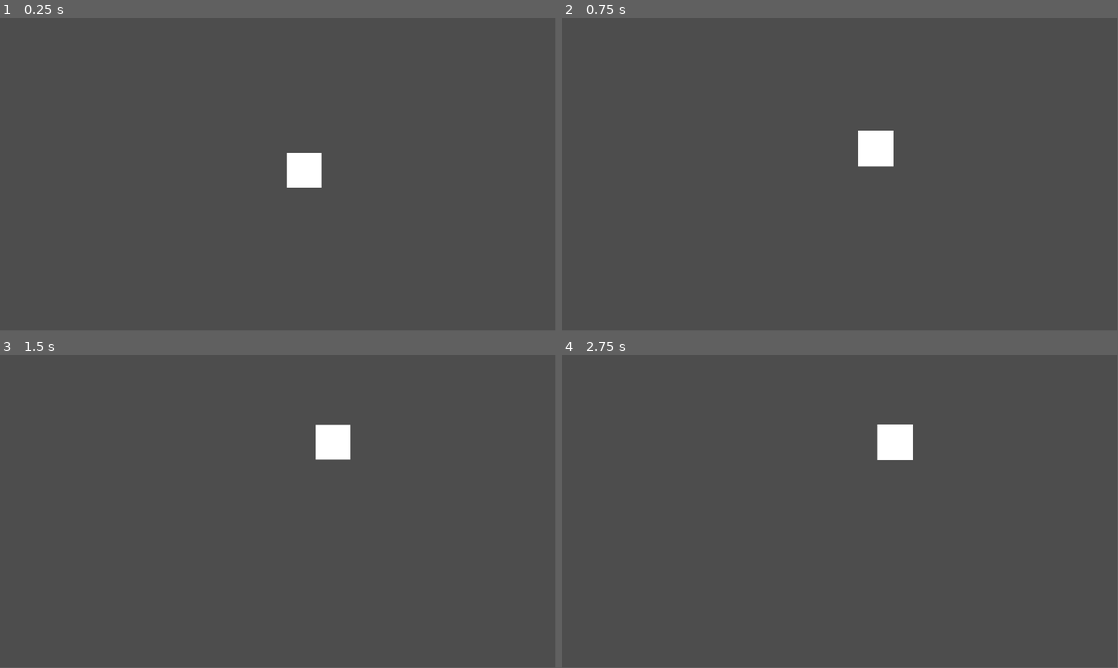
Above: before the commit, frames 1-4 (two rows, left to right).
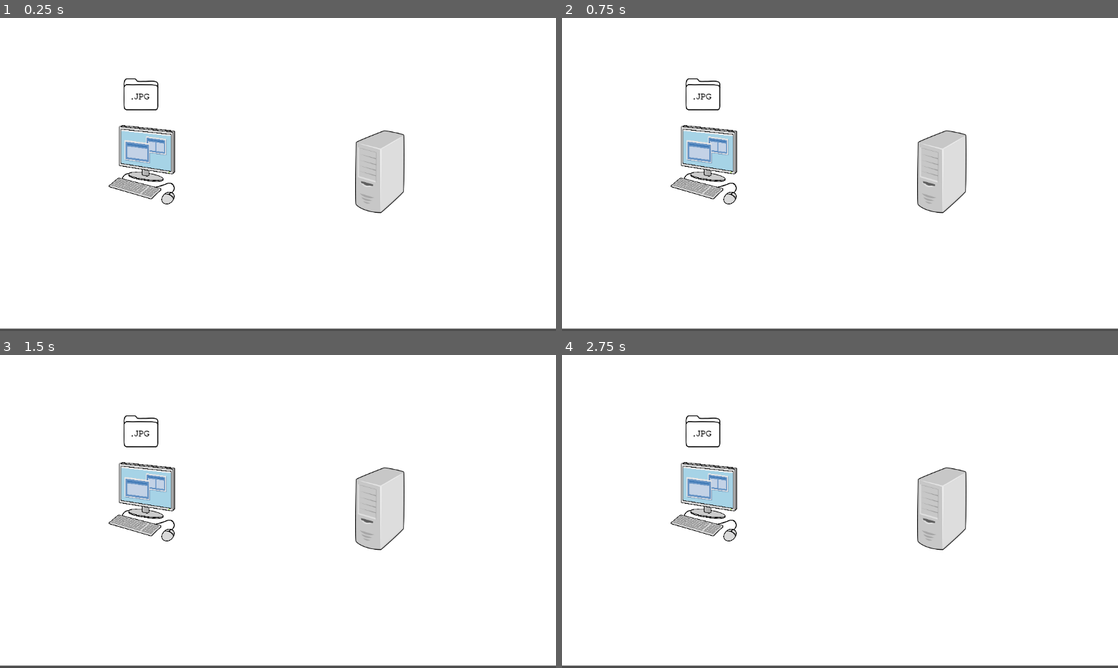
Above: after the commit, the same moments.

Repository: caw8592/TCP-IP-Hackathon
Game: Godot game, scene res://Level/Level.tscn
Two runs of this game, one before a commit and one after it. Both use one fixed random seed, a clock stepped at 60 frames per second and the inputs below. Before the commit the project starts from res://Level.tscn.
Inputs (mouse positions are in pixels of both pictures, inside the frame that each line leads up to):
- Up to frame 1 (0.25 s): no input
- Up to frame 2 (0.75 s): tap Enter at 0.5 s; drag from (867, 171) to (895, 105) at 0.52 s
- Up to frame 3 (1.5 s): tap Space at 1.25 s; drag from (166, 527) to (333, 442) at 1.27 s
- Up to frame 4 (2.75 s): tap Enter at 2 s; move the mouse to (895, 442) at 2.02 s; click (895, 442) at 2.17 s
In our replay, the window is 799x449 before the commit and 800x450 after it. These sizes can differ from the game's own. Grey fills any space a smaller window leaves; there, only what the larger window draws over its background counts as a difference.

The runs differ from the first frame. In frame 1, 98% of the frame differs, in the area x 0-100%, y 0-100%; in frame 2, 98%; in frame 3, 98%; in frame 4, 98%.

Commit message:
Finished the basic "gameplay"

Diff:
--- /dev/null
+++ b/Entities/Entity.gd
@@ -0,0 +1,55 @@
+extends Node2D
+
+var draggable = false
+var dragging = false
+var droppable = false
+var dropLoc: Vector2
+var offset: Vector2
+var init: Vector2
+
+var test = false
+
+func _process(delta):
+	if dragging:
+		if Input.is_mouse_button_pressed(MOUSE_BUTTON_LEFT) == false:
+			dragging = false
+			test = false
+			if droppable == true:
+				position = dropLoc
+			else:
+				position = init
+
+func _input(event):
+	if draggable:
+		if event is InputEventMouseButton:
+			if not test:
+				test = true
+				offset = get_global_mouse_position() - position
+				dragging = true
+				init = position
+		if event is InputEventMouseMotion and dragging:
+			position = get_global_mouse_position() - offset
+
+func _on_area_2d_mouse_entered():
+	if not dragging:
+		draggable = true
+		scale = Vector2(3.1, 3.1)
+
+
+func _on_area_2d_mouse_exited():
+	if not dragging:
+		draggable = false
+		scale = Vector2(3, 3)
+
+
+func _on_area_2d_body_entered(body):
+	if body.is_in_group('droppable'):
+		droppable = true
+		body.scale = Vector2(8.1, 8.1)
+		dropLoc = body.position
+
+
+func _on_area_2d_body_exited(body):
+	if body.is_in_group('droppable'):
+		droppable = false
+		body.scale = Vector2(8, 8)
--- a/Entity.tscn
+++ b/Entities/Entity.tscn
@@ -1,21 +1,20 @@
 [gd_scene load_steps=4 format=3 uid="uid://cji7wphvmp2v3"]
 
-[ext_resource type="Script" path="res://Entity.gd" id="1_qcfs0"]
-
-[sub_resource type="CanvasTexture" id="CanvasTexture_ge6am"]
+[ext_resource type="Script" path="res://Entities/Entity.gd" id="1_pp7w7"]
+[ext_resource type="Texture2D" uid="uid://6ajdbwahtohl" path="res://Entities/788315-200.png" id="2_opuhu"]
 
 [sub_resource type="RectangleShape2D" id="RectangleShape2D_en3rw"]
 size = Vector2(24, 24)
 
-[node name="Entity" type="Node2D"]
+[node name="File" type="Node2D"]
 scale = Vector2(4.56, 4.88)
-script = ExtResource("1_qcfs0")
+script = ExtResource("1_pp7w7")
 metadata/_edit_group_ = true
 
 [node name="Sprite2D" type="Sprite2D" parent="."]
 position = Vector2(4.76837e-07, -4.76837e-07)
-scale = Vector2(24, 24)
-texture = SubResource("CanvasTexture_ge6am")
+scale = Vector2(0.15, 0.15)
+texture = ExtResource("2_opuhu")
 
 [node name="Area2D" type="Area2D" parent="."]
 
@@ -24,5 +23,7 @@
 
 [connection signal="area_shape_entered" from="Area2D" to="." method="_on_area_2d_area_shape_entered"]
 [connection signal="area_shape_exited" from="Area2D" to="." method="_on_area_2d_area_shape_exited"]
+[connection signal="body_entered" from="Area2D" to="." method="_on_area_2d_body_entered"]
+[connection signal="body_exited" from="Area2D" to="." method="_on_area_2d_body_exited"]
 [connection signal="mouse_entered" from="Area2D" to="." method="_on_area_2d_mouse_entered"]
 [connection signal="mouse_exited" from="Area2D" to="." method="_on_area_2d_mouse_exited"]
--- a/Entity.gd
+++ /dev/null
@@ -1,37 +0,0 @@
-extends Node2D
-
-var draggable = false
-var dragging = false
-var doppable = false
-var offset: Vector2
-
-func _process(delta):
-	if Input.is_mouse_button_pressed(MOUSE_BUTTON_LEFT) == false:
-		dragging = false
-
-func _input(event):
-	if draggable:
-		if event is InputEventMouseButton:
-			offset = get_global_mouse_position() - position
-			dragging = true
-		if event is InputEventMouseMotion and dragging:
-			position = get_global_mouse_position() - offset
-
-func _on_area_2d_mouse_entered():
-	if not dragging:
-		draggable = true
-		scale = Vector2(3.1, 3.1)
-
-
-func _on_area_2d_mouse_exited():
-	if not dragging:
-		draggable = false
-		scale = Vector2(3, 3)
-
-
-func _on_area_2d_area_shape_entered(area_rid, area, area_shape_index, local_shape_index):
-	pass # Replace with function body.
-
-
-func _on_area_2d_area_shape_exited(area_rid, area, area_shape_index, local_shape_index):
-	pass # Replace with function body.
--- a/Level.tscn
+++ /dev/null
@@ -1,11 +0,0 @@
-[gd_scene load_steps=3 format=3 uid="uid://iygweb10j5mx"]
-
-[ext_resource type="PackedScene" uid="uid://cji7wphvmp2v3" path="res://Entity.tscn" id="1_584c8"]
-[ext_resource type="Script" path="res://Level.gd" id="1_1782i"]
-
-[node name="Level" type="Node2D"]
-script = ExtResource("1_1782i")
-
-[node name="Entity" parent="." instance=ExtResource("1_584c8")]
-position = Vector2(631, 316)
-scale = Vector2(3, 3)
--- /dev/null
+++ b/Level/Level.tscn
@@ -0,0 +1,26 @@
+[gd_scene load_steps=5 format=3 uid="uid://iygweb10j5mx"]
+
+[ext_resource type="PackedScene" uid="uid://cji7wphvmp2v3" path="res://Entities/Entity.tscn" id="1_584c8"]
+[ext_resource type="Script" path="res://Level/Level.gd" id="1_1782i"]
+[ext_resource type="PackedScene" uid="uid://dvg6rfdmcbva3" path="res://computer_drop.tscn" id="3_jfirf"]
+[ext_resource type="PackedScene" uid="uid://c65bdpsolwlm0" path="res://machine_drop.tscn" id="4_too2j"]
+
+[node name="Level" type="Node2D"]
+script = ExtResource("1_1782i")
+
+[node name="ColorRect" type="ColorRect" parent="."]
+offset_right = 40.0
+offset_bottom = 40.0
+scale = Vector2(28.8349, 16.085)
+
+[node name="Computer" parent="." instance=ExtResource("3_jfirf")]
+position = Vector2(294, 304)
+scale = Vector2(8, 8.56)
+
+[node name="Machine" parent="." instance=ExtResource("4_too2j")]
+position = Vector2(787, 318)
+scale = Vector2(8, 8.56)
+
+[node name="Entity" parent="." instance=ExtResource("1_584c8")]
+position = Vector2(292, 158)
+scale = Vector2(3, 3.21)
--- /dev/null
+++ b/computer_drop.tscn
@@ -0,0 +1,15 @@
+[gd_scene load_steps=3 format=3 uid="uid://dvg6rfdmcbva3"]
+
+[ext_resource type="Texture2D" uid="uid://dfuncfljmkawl" path="res://Drop Locations/image_processing20200424-23023-1htrg5m.png" id="1_qwj4u"]
+
+[sub_resource type="RectangleShape2D" id="RectangleShape2D_x6lse"]
+
+[node name="Computer" type="StaticBody2D" groups=["droppable"]]
+metadata/_edit_group_ = true
+
+[node name="CollisionShape2D" type="CollisionShape2D" parent="."]
+shape = SubResource("RectangleShape2D_x6lse")
+
+[node name="Sprite2D" type="Sprite2D" parent="."]
+scale = Vector2(0.01, 0.01)
+texture = ExtResource("1_qwj4u")
--- /dev/null
+++ b/machine_drop.tscn
@@ -0,0 +1,15 @@
+[gd_scene load_steps=3 format=3 uid="uid://c65bdpsolwlm0"]
+
+[ext_resource type="Texture2D" uid="uid://cau6lswdk2twm" path="res://Drop Locations/server_f.webp" id="1_go2u6"]
+
+[sub_resource type="RectangleShape2D" id="RectangleShape2D_1j1pi"]
+
+[node name="Machine" type="StaticBody2D" groups=["droppable"]]
+metadata/_edit_group_ = true
+
+[node name="Sprite2D" type="Sprite2D" parent="."]
+scale = Vector2(0.0268226, 0.0270108)
+texture = ExtResource("1_go2u6")
+
+[node name="CollisionShape2D" type="CollisionShape2D" parent="."]
+shape = SubResource("RectangleShape2D_1j1pi")
--- a/project.godot
+++ b/project.godot
@@ -11,5 +11,10 @@
 [application]
 
 config/name="TCP/IP Learning Game"
-run/main_scene="res://Level.tscn"
+run/main_scene="res://Level/Level.tscn"
 config/features=PackedStringArray("4.1", "Forward Plus")
+
+[display]
+
+window/size/mode=3
+window/stretch/mode="viewport"
Binary file added: Drop Locations/image_processing20200424-23023-1htrg5m.png
Not shown, added: Drop Locations/image_processing20200424-23023-1htrg5m.png.import
Binary file added: Drop Locations/server_f.webp
Not shown, added: Drop Locations/server_f.webp.import
Binary file added: Entities/788315-200.png
Not shown, added: Entities/788315-200.png.import
Renamed: Level.gd -> Level/Level.gd
Not shown, added: .DS_Store
